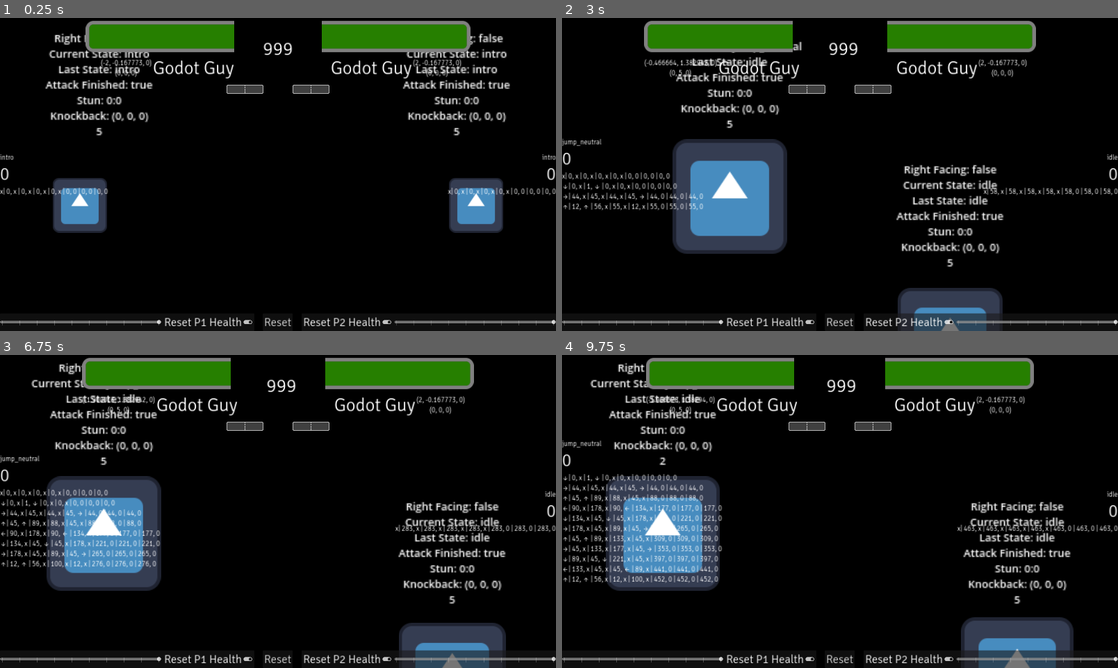
Above: before the commit, frames 1-4 (two rows, left to right).
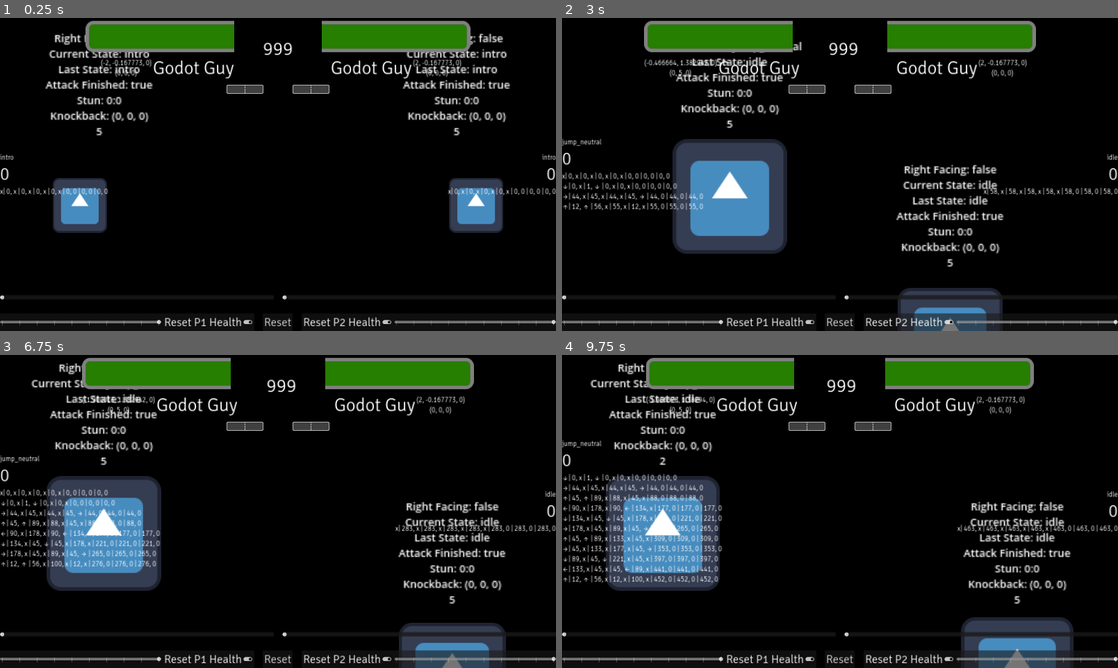
Above: after the commit, the same moments.

Repository: SHyguymoll/FightingGameEngineExampleCharacter
Game: Godot game, scene res://Test Character/TestCharacter.tscn
The game is run twice, just before and just after one commit, with the same random seed, the same clock (stepped at 60 frames per second) and the same inputs. The engine's default icon, where the game draws it, is replaced by a stand-in: a white triangle on a blue panel in a dark square.
Inputs:
- Up to frame 1 (0.25 s): no input
- Up to frame 2 (3 s): hold D (first_right) 0.53-1.28 s; hold S (first_down) 1.28-2.03 s; hold D (first_right) 2.03-2.78 s; hold W (first_up) from 2.78 s (still down)
- Up to frame 3 (6.75 s): release W (first_up) at 3.53 s; hold A (first_left) 3.53-5.03 s; hold S (first_down) 5.03-5.78 s; hold D (first_right) 5.78-6.53 s; hold W (first_up) from 6.53 s (still down)
- Up to frame 4 (9.75 s): release W (first_up) at 7.28 s; hold D (first_right) 7.28-8.03 s; hold S (first_down) 8.03-8.78 s; hold A (first_left) 8.78-9.53 s; hold W (first_up) from 9.53 s (still down)

The runs differ from the first frame. In frame 1, less than 0.1% of the frame differs, in the area x 0-52%, y 88-90%; in frame 2, 0.3%; in frame 3, 0.3%; in frame 4, 0.3%, in the area x 0-92%, y 88-90%.

Commit message:
custom training mode elements

Diff:
--- a/GodotGuy/MainScript.gd
+++ b/GodotGuy/MainScript.gd
@@ -30,6 +30,27 @@
 		preload("res://GodotGuy/scenes/SuperBarP2.tscn").instantiate()
 	]
 }
+
+# Ditto for training mode
+var ui_elements_training = {
+	player1=[
+		preload("res://GodotGuy/scenes/SuperBarTrainingModeP1.tscn").instantiate()
+	],
+	player2=[
+		preload("res://GodotGuy/scenes/SuperBarTrainingModeP2.tscn").instantiate()
+	]
+}
+
+func initialize_training_mode_elements():
+	match player_number:
+		1:
+			(ui_elements_training.player1[0] as HSlider).value_changed.connect(set_meter)
+		2:
+			(ui_elements_training.player2[0] as HSlider).value_changed.connect(set_meter)
+
+func set_meter(val):
+	meter = val
+	(ui_elements["player1" if player_number == 1 else "player2"][0] as TextureProgressBar).value = meter
 
 # this block of variables isn't required, but generally used by a typical fighter.
 @export var walk_speed : float = 2
--- /dev/null
+++ b/GodotGuy/scenes/SuperBarTrainingModeP1.tscn
@@ -0,0 +1,14 @@
+[gd_scene format=3 uid="uid://bjnhblqpyw7vp"]
+
+[node name="HSlider" type="HSlider"]
+anchors_preset = 8
+anchor_left = 0.5
+anchor_top = 0.5
+anchor_right = 0.5
+anchor_bottom = 0.5
+offset_left = -173.0
+offset_top = -8.0
+offset_right = 173.0
+offset_bottom = 8.0
+grow_horizontal = 2
+grow_vertical = 2
--- /dev/null
+++ b/GodotGuy/scenes/SuperBarTrainingModeP2.tscn
@@ -0,0 +1,14 @@
+[gd_scene format=3 uid="uid://deergjaym2msh"]
+
+[node name="HSlider" type="HSlider"]
+anchors_preset = 8
+anchor_left = 0.5
+anchor_top = 0.5
+anchor_right = 0.5
+anchor_bottom = 0.5
+offset_left = -173.0
+offset_top = -8.0
+offset_right = 173.0
+offset_bottom = 8.0
+grow_horizontal = 2
+grow_vertical = 2
--- a/Test Character/Game.gd
+++ b/Test Character/Game.gd
@@ -107,6 +107,9 @@
 	p1.defeated.connect(player_defeated)
 	for element in p1.ui_elements.player1:
 		$HUD/SpecialElements/P1Group.add_child(element)
+	for element in p1.ui_elements_training.player1:
+		$HUD/TrainingModeControlsSpecial/P1Controls.add_child(element)
+	p1.initialize_training_mode_elements()
 
 	for i in range(p2.BUTTONCOUNT):
 		p2_inputs["button" + str(i)] = [[0, false]]
@@ -119,6 +122,9 @@
 	p2.defeated.connect(player_defeated)
 	for element in p2.ui_elements.player2:
 		$HUD/SpecialElements/P2Group.add_child(element)
+	for element in p2.ui_elements_training.player2:
+		$HUD/TrainingModeControlsSpecial/P2Controls.add_child(element)
+	p2.initialize_training_mode_elements()
 
 	character_positioning()
 	p1_health_reset = p1.health
--- a/Test Character/TestCharacter.tscn
+++ b/Test Character/TestCharacter.tscn
@@ -251,6 +251,26 @@
 tick_count = 10
 ticks_on_borders = true
 
+[node name="TrainingModeControlsSpecial" type="HBoxContainer" parent="HUD"]
+anchors_preset = 12
+anchor_top = 1.0
+anchor_right = 1.0
+anchor_bottom = 1.0
+offset_top = -108.0
+offset_bottom = -108.0
+grow_horizontal = 2
+grow_vertical = 0
+theme_override_constants/separation = 30
+alignment = 1
+
+[node name="P1Controls" type="PanelContainer" parent="HUD/TrainingModeControlsSpecial"]
+layout_mode = 2
+size_flags_horizontal = 3
+
+[node name="P2Controls" type="PanelContainer" parent="HUD/TrainingModeControlsSpecial"]
+layout_mode = 2
+size_flags_horizontal = 3
+
 [connection signal="drag_ended" from="HUD/TrainingModeControls/P1Controls/HBoxContainer/HealthReset" to="." method="_on_p1_health_reset_drag_ended"]
 [connection signal="toggled" from="HUD/TrainingModeControls/P1Controls/HBoxContainer/HealthResetSwitch" to="." method="_on_p1_health_reset_switch_toggled"]
 [connection signal="button_up" from="HUD/TrainingModeControls/Reset" to="." method="_on_reset_button_up"]
